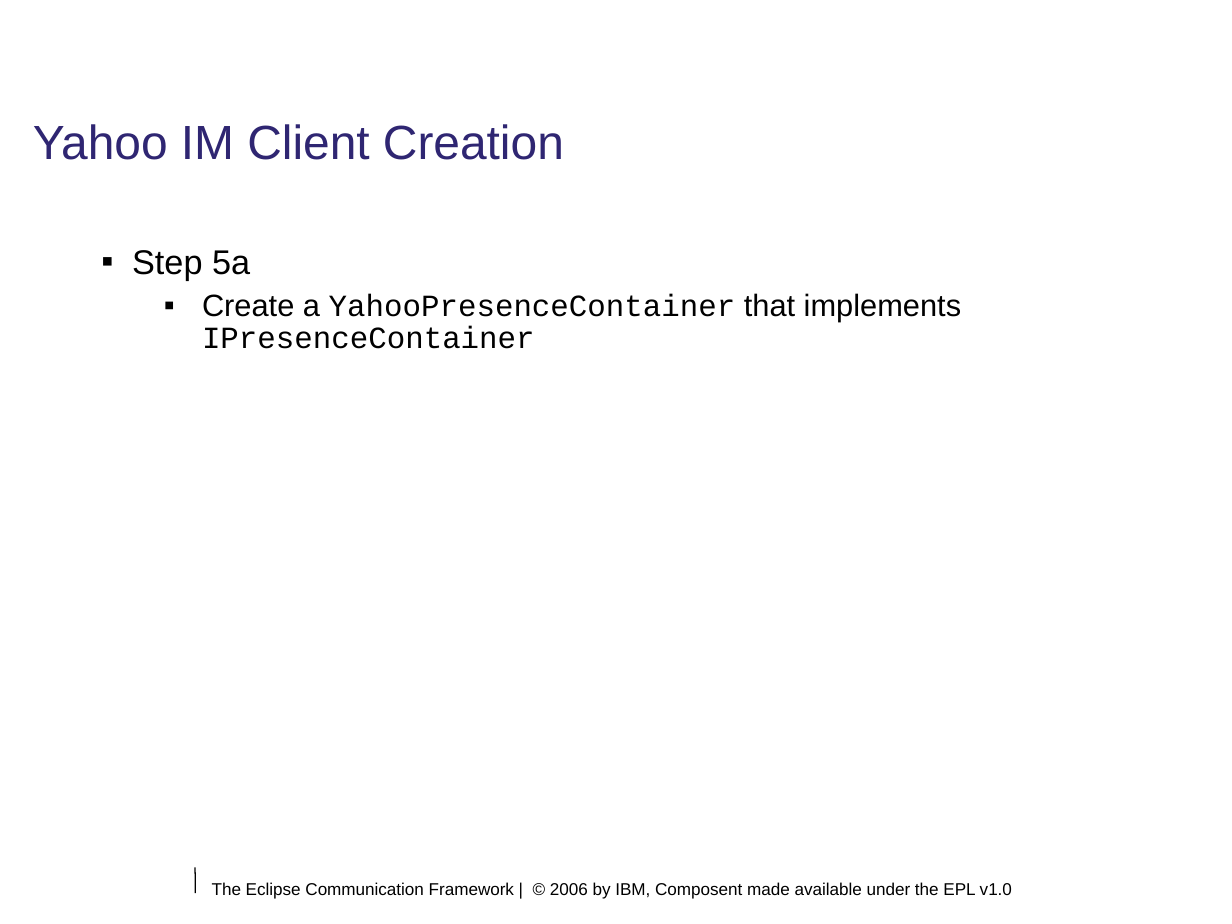
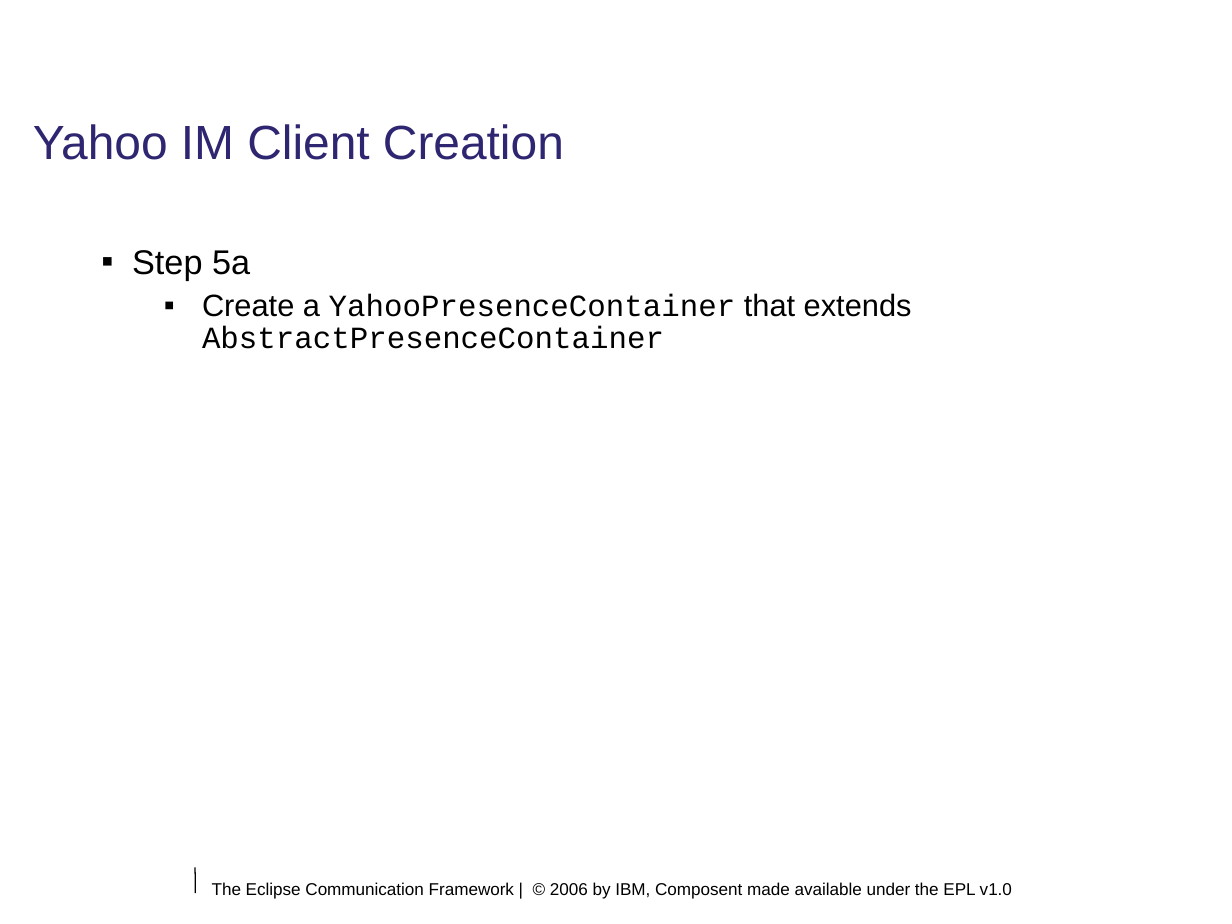
Before and after one commit to eclipse/ecf, a slide deck: slide 11 of doc/tutorials/EclipseCON 2006/module2.odp. Drawn at 1232x924 pixels with LibreOffice and Linux fonts; fonts in the diff are those of the drawing; background and template pictures are left out. Boxes give left, top, right and bottom in pixels: in the first picture for what was removed or moved away, otherwise in the second. Text is boxed around its words. In the diff, an @@ line names an element or a change of style, - is before the commit and + after.

```diff
--- a/doc/tutorials/EclipseCON 2006/module2.odp
+++ b/doc/tutorials/EclipseCON 2006/module2.odp
@@ text at [202, 293, 912, 349]: text changed @@
-  ▪ Create a YahooPresenceContainer that implements IPresenceContainer
+  ▪ Create a YahooPresenceContainer that extends AbstractPresenceContainer
```
Also in this commit, not shown: 2 other slides changed, 1 slide added, 1 slide removed, 1 other file.
